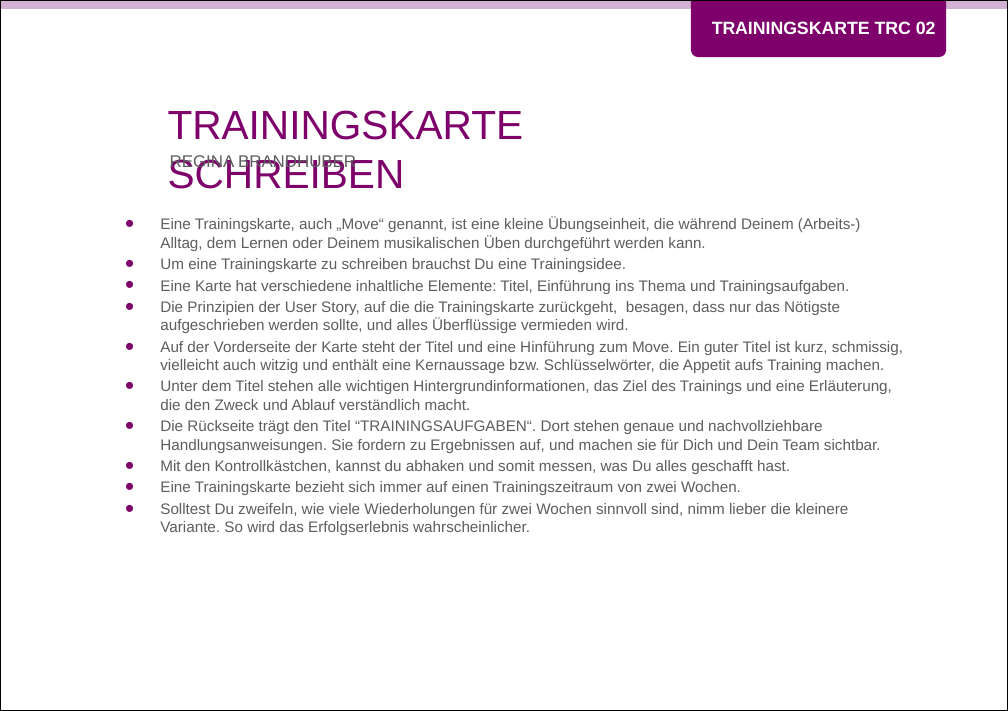
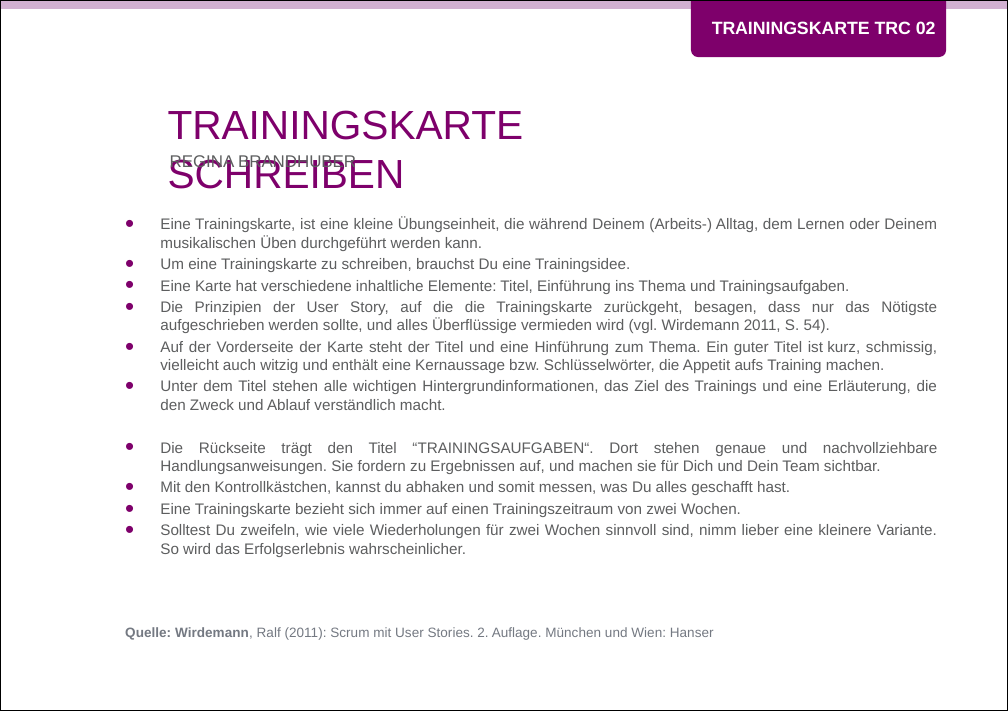
Before and after one commit to Teamtool/training-materials, a slide deck: slide 1 of training-cards/music moves/Training Cards (TRC)/ger/apprentice/ger_TRC_02_Trainingskarten_schreiben_MM_A.pptx. Drawn at 1008x711 pixels with LibreOffice and Linux fonts; fonts in the diff are those of the drawing; background and template pictures are left out. Boxes give left, top, right and bottom in pixels: in the first picture for what was removed or moved away, otherwise in the second. Text is boxed around its words. In the diff, an @@ line names an element or a change of style, - is before the commit and + after.

Commit message:
TRC 02 Quelle und Blocksatz

```diff
--- a/training-cards/music moves/Training Cards (TRC)/ger/apprentice/ger_TRC_02_Trainingskarten_schreiben_MM_A.pptx
+++ b/training-cards/music moves/Training Cards (TRC)/ger/apprentice/ger_TRC_02_Trainingskarten_schreiben_MM_A.pptx
@@ text at [160, 217, 937, 272]: text changed @@
-• Eine Trainingskarte, auch „Move“ genannt, ist eine kleine Übungseinheit, die während Deinem (Arbeits-) Alltag, dem Lernen oder Deinem musikalischen Üben durchgeführt werden kann.
-• Um eine Trainingskarte zu schreiben brauchst Du eine Trainingsidee.
+• Eine Trainingskarte, ist eine kleine Übungseinheit, die während Deinem (Arbeits-) Alltag, dem Lernen oder Deinem musikalischen Üben durchgeführt werden kann.
+• Um eine Trainingskarte zu schreiben, brauchst Du eine Trainingsidee.
@@ text at [160, 280, 937, 517]: alignment left to justified @@
@@ text at [160, 301, 937, 373]: text changed @@
-• Die Prinzipien der User Story, auf die die Trainingskarte zurückgeht, besagen, dass nur das Nötigste aufgeschrieben werden sollte, und alles Überflüssige vermieden wird.
-• Auf der Vorderseite der Karte steht der Titel und eine Hinführung zum Move. Ein guter Titel ist kurz, schmissig, vielleicht auch witzig und enthält eine Kernaussage bzw. Schlüsselwörter, die Appetit aufs Training machen.
+• Die Prinzipien der User Story, auf die die Trainingskarte zurückgeht, besagen, dass nur das Nötigste aufgeschrieben werden sollte, und alles Überflüssige vermieden wird (vgl. Wirdemann 2011, S. 54).
+• Auf der Vorderseite der Karte steht der Titel und eine Hinführung zum Thema. Ein guter Titel ist kurz, schmissig, vielleicht auch witzig und enthält eine Kernaussage bzw. Schlüsselwörter, die Appetit aufs Training machen.
@@ text at [125, 524, 937, 640]: text changed @@
-• Solltest Du zweifeln, wie viele Wiederholungen für zwei Wochen sinnvoll sind, nimm lieber die kleinere Variante. So wird das Erfolgserlebnis wahrscheinlicher.
+• Solltest Du zweifeln, wie viele Wiederholungen für zwei Wochen sinnvoll sind, nimm lieber eine kleinere Variante. So wird das Erfolgserlebnis wahrscheinlicher.
+Quelle: Wirdemann, Ralf (2011): Scrum mit User Stories. 2. Auflage. München und Wien: Hanser
```
Also in this commit, not shown: 1 other slide changed, 1 other file.
